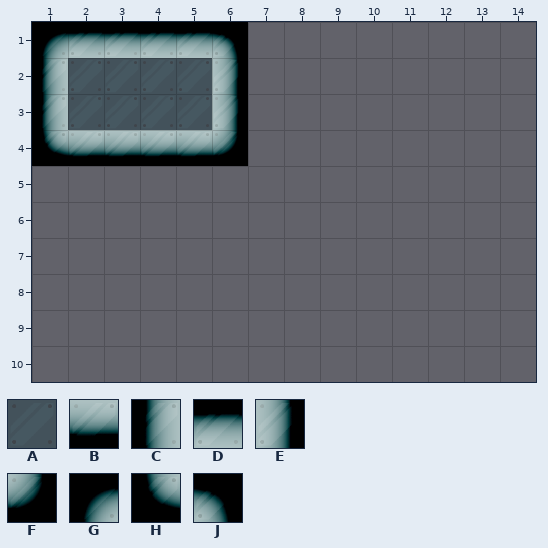
One commit to this Tiled map (JSON): assets/levels/level1.json. This is how it looked before the edit.
Cells are 70x70 px. Shown: x 1..14, y 1..10.
Key: from "gradiented": A 1, B 2, C 3, D 4, E 5, F 6, G 7, H 8, J 9.
_ is an empty cell.
Layer "Background" before, first column x 1:
 1 ______________
 2 _AAAA_________
 3 _AAAA_________
 4 ______________
 5 ______________
 6 ______________
 7 ______________
 8 ______________
 9 ______________
10 ______________
Layer "Walls" before, first column x 1:
 1 GDDDDJ________
 2 C____E________
 3 C____E________
 4 HBBBBF________
 5 ______________
 6 ______________
 7 ______________
 8 ______________
 9 ______________
10 ______________
Once edited:
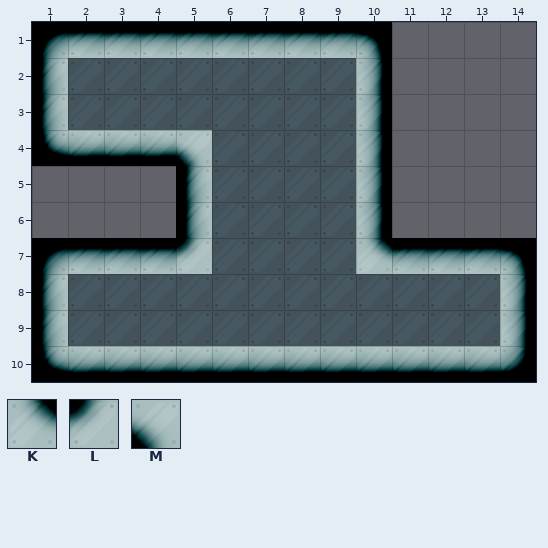
Further tiles: from "gradiented": K 11, L 12, M 13.
From old to new:
Layer "Background":
The edit adds tile A in rows 2 to 7 at x 6 to 9; in rows 8 to 9 at x 2 to 13.
Layer "Walls":
The edit adds tile B in row 10 at x 2 to 13.
The edit adds tile C in rows 5 to 6 at x 5; in rows 8 to 9 at x 1.
Tile J gives way to tile D in row 1 at x 6.
The edit adds tile D in row 1 at x 7 to 9; in row 7 at x 2 to 4 and 11 to 13.
The edit adds tile E in rows 2 to 6 at x 10; in rows 8 to 9 at x 14.
The edit adds tile F in row 10 at x 14.
The edit adds tile G in row 7 at x 1.
The edit adds tile H in row 10 at x 1.
The edit adds tile J in row 1 at x 10; in row 7 at x 14.
The edit adds tile K in row 7 at x 10.
The edit adds tile L in row 7 at x 5.
Tile B gives way to tile M in row 4 at x 5.
Tile E is gone in rows 2 to 3 at x 6.
Tile F is gone in row 4 at x 6.
